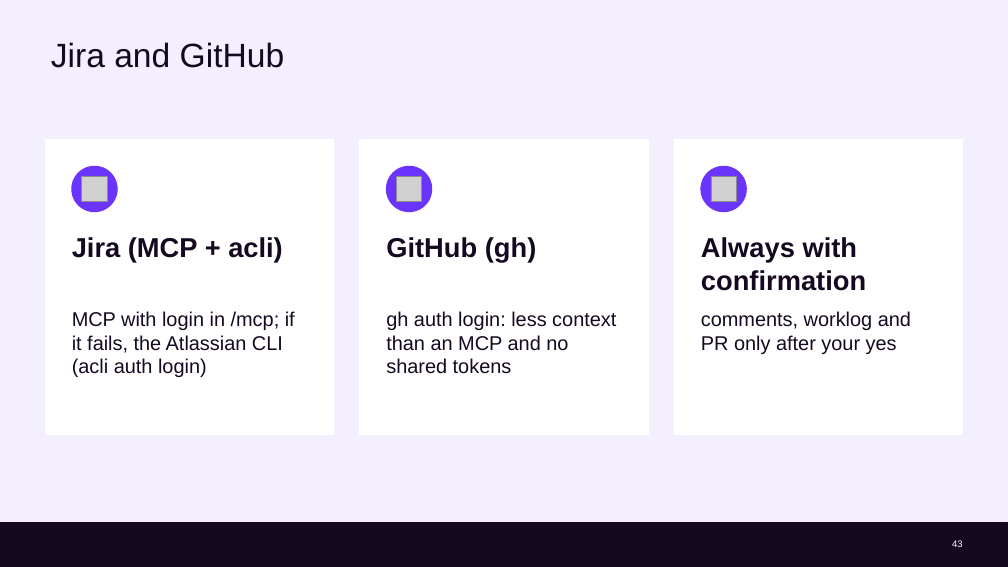
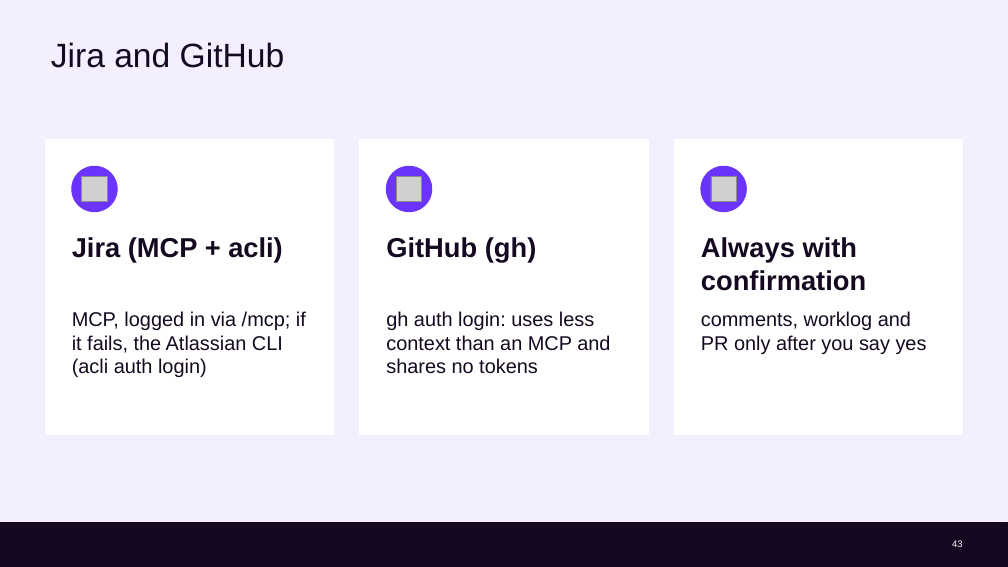
Before and after one commit to cx-guilherme-pinto/workshop-claude, a slide deck: slide 43 of slides/workshop.en.pptx. Drawn at 1008x567 pixels with LibreOffice and Linux fonts; fonts in the diff are those of the drawing; grey boxes stand for pictures; background and template pictures are left out. Boxes give left, top, right and bottom in pixels: in the first picture for what was removed or moved away, otherwise in the second. Text is boxed around its words. In the diff, an @@ line names an element or a change of style, - is before the commit and + after.

```diff
--- a/slides/workshop.en.pptx
+++ b/slides/workshop.en.pptx
@@ text at (72, 311, 306, 377): text changed @@
-MCP with login in /mcp; if it fails, the Atlassian CLI (acli auth login)
+MCP, logged in via /mcp; if it fails, the Atlassian CLI (acli auth login)
@@ text at (386, 311, 610, 374): text changed @@
-gh auth login: less context than an MCP and no shared tokens
+gh auth login: uses less context than an MCP and shares no tokens
@@ text at (701, 311, 927, 354): text changed @@
-comments, worklog and PR only after your yes
+comments, worklog and PR only after you say yes
```
Also in this commit, not shown: 32 other slides changed, 12 other files.
